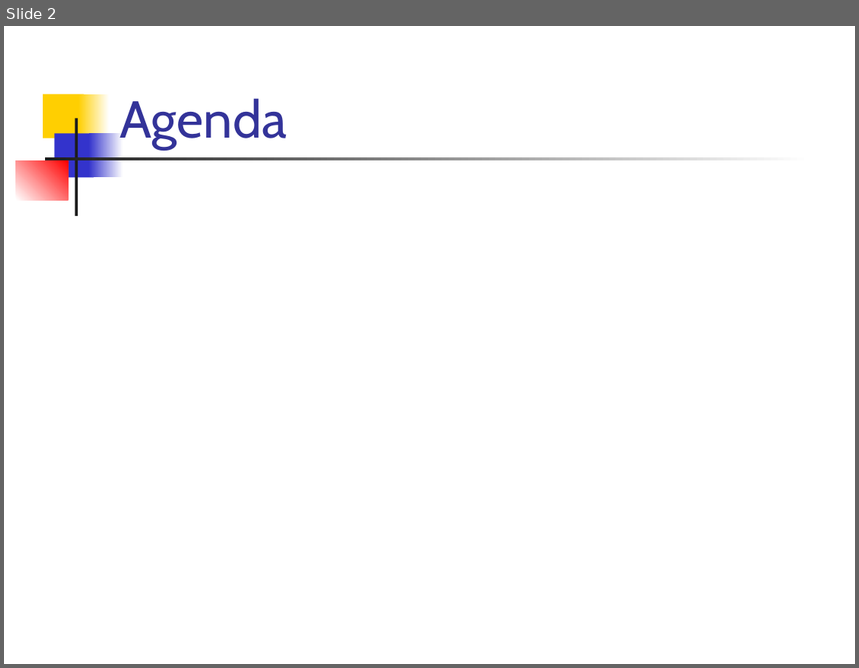
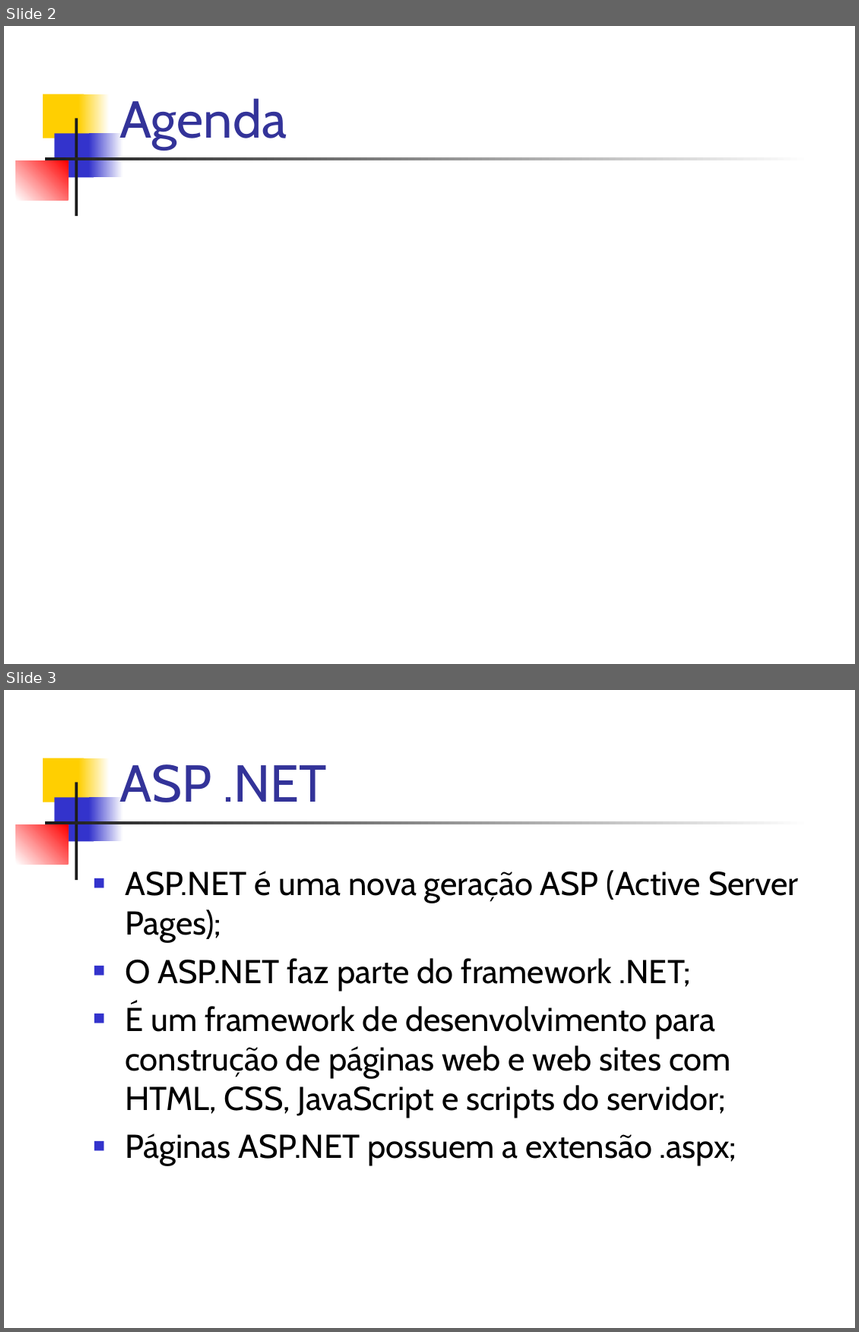
Before and after one commit to dssika/mini-curso-asp-net-mvc3, a slide deck: Slide/Mini Curso.ppt. Shown one above the other, each under a label of ours: slide 2 before the commit, slides 2 and 3 after it. The pictures are 859x668 and 859x1332 pixels, drawn with LibreOffice and Linux fonts; fonts in the diff are those of the drawing. Boxes give left, top, right and bottom in pixels: in the first picture for what was removed or moved away, otherwise in the second. Text is boxed around its words. In the diff, an @@ line names an element or a change of style, - is before the commit and + after.

```diff
--- a/Slide/Mini Curso.ppt
+++ b/Slide/Mini Curso.ppt
@@ slide 3 added at (4,690,855,1328), background #FFFFFF; not listed: 7 template elements that a slide beside it also shows @@
@@ title added at (120,764,328,802), 44 pt, text #333399 @@
+ASP .NET
@@ text added at (125,870,799,1167), 28 pt, text #000000 @@
+■ ASP.NET é uma nova geração ASP (Active Server Pages);
+■ O ASP.NET faz parte do framework .NET;
+■ É um framework de desenvolvimento para construção de páginas web e web sites com HTML, CSS, JavaScript e scripts do servidor;
+■ Páginas ASP.NET possuem a extensão .aspx;
```
Also in this commit, not shown: 2 slides changed, 6 other slides added, 2 other files.
